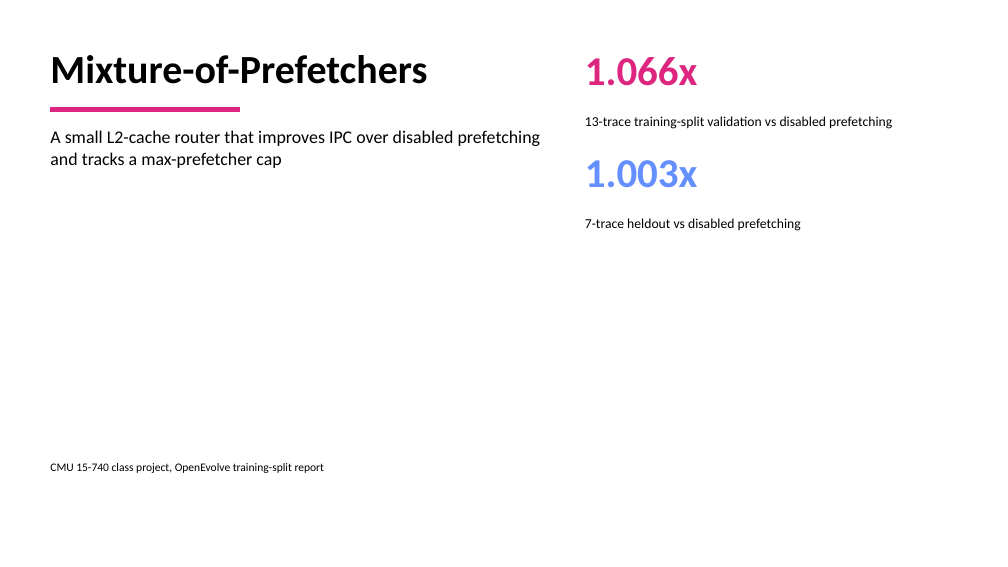
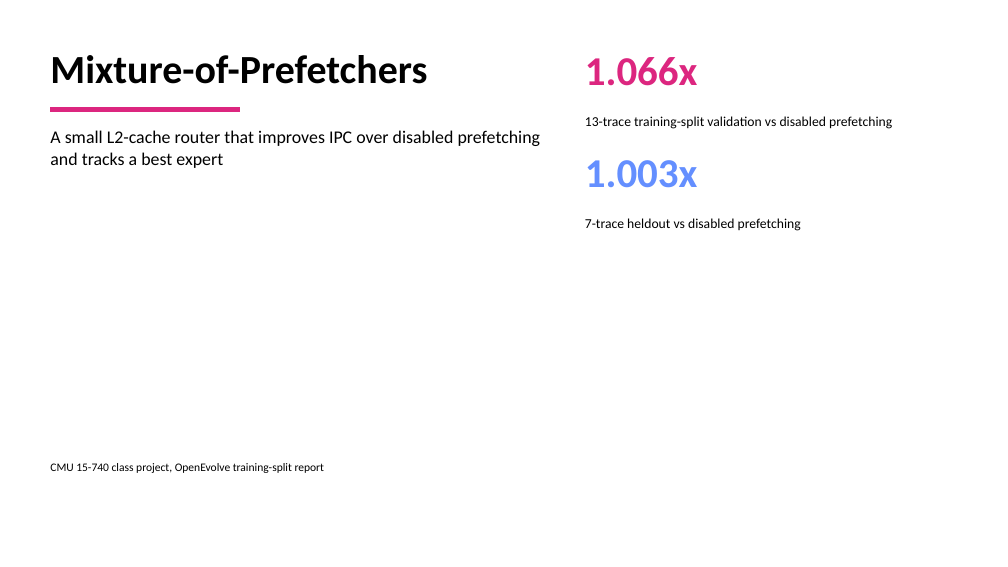
Before and after one commit to GithuBarry/Mixture-of-Prefetchers, a slide deck: slide 1 of slides/mop_stage2_final/output/output.pptx. Drawn at 1008x567 pixels with LibreOffice and Linux fonts; fonts in the diff are those of the drawing. Boxes give left, top, right and bottom in pixels: in the first picture for what was removed or moved away, otherwise in the second. Text is boxed around its words. In the diff, an @@ line names an element or a change of style, - is before the commit and + after.

```diff
--- a/slides/mop_stage2_final/output/output.pptx
+++ b/slides/mop_stage2_final/output/output.pptx
@@ text at [50,130,541,168]: text changed @@
-A small L2-cache router that improves IPC over disabled prefetching and tracks a max-prefetcher cap
+A small L2-cache router that improves IPC over disabled prefetching and tracks a best expert
```
Also in this commit, not shown: 4 other slides changed, 18 other files.
